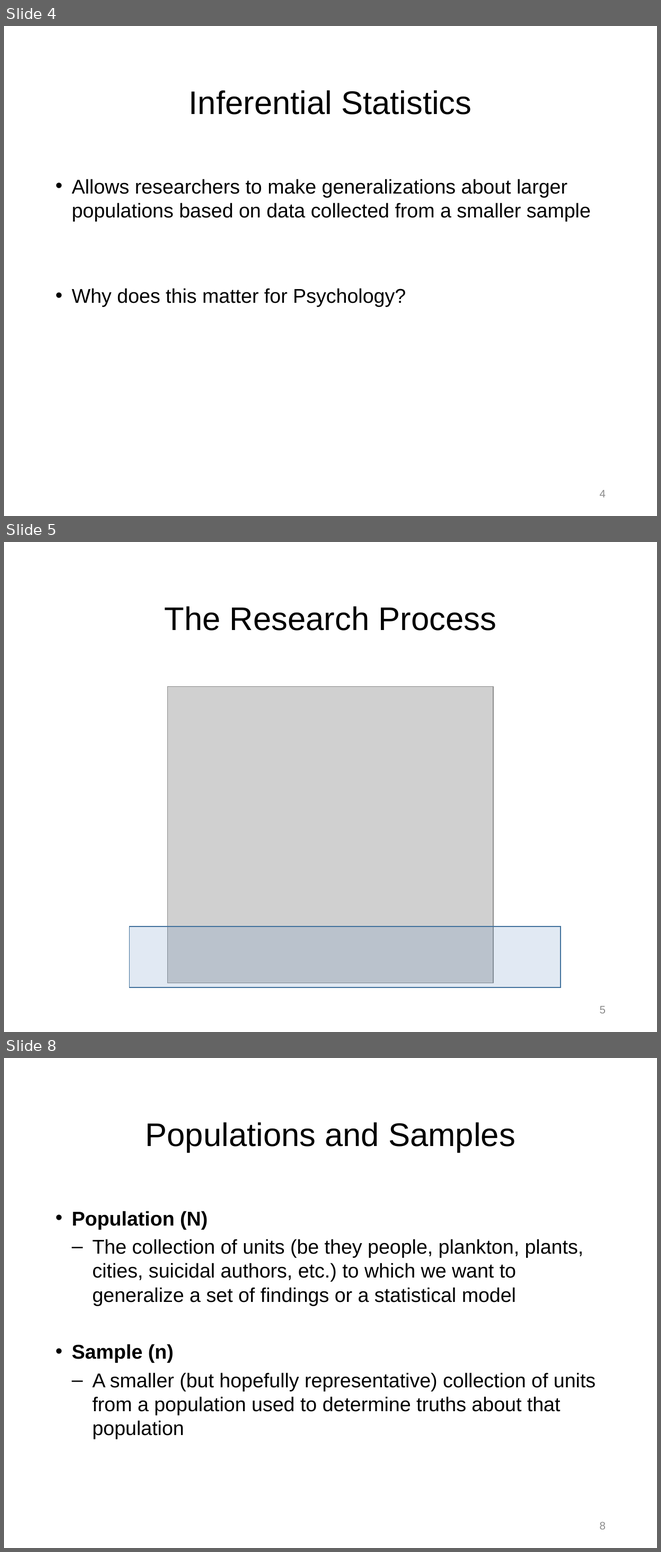
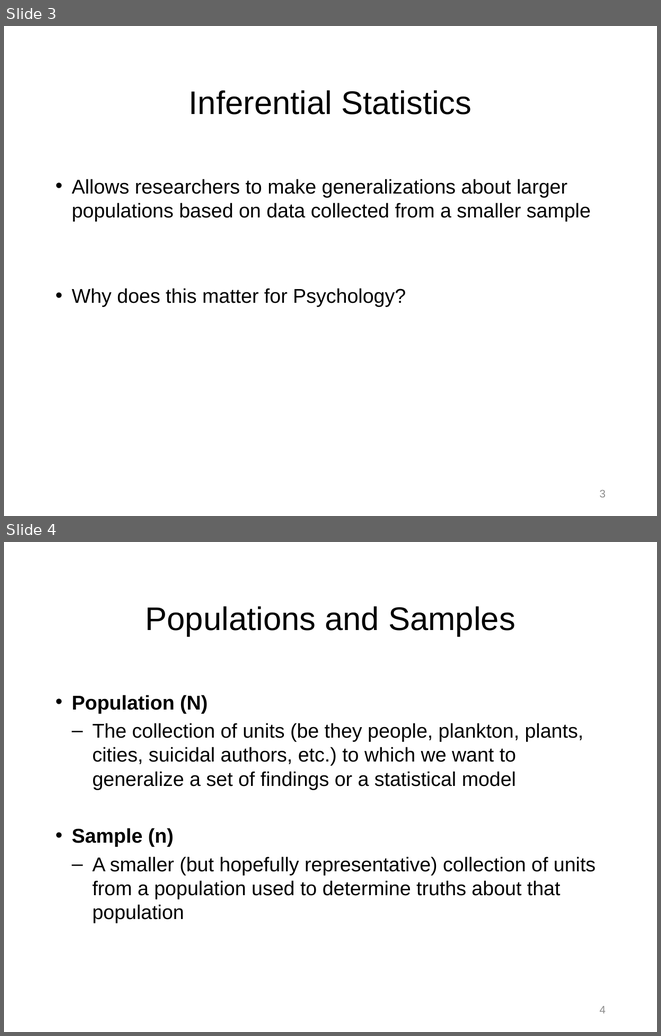
Before and after one commit to npm27/Teaching-Materials, a slide deck: Stats/Slides/2 Chapter 2 Slides.pptx. Shown one above the other, each under a label of ours: slides 4, 5 and 8 before the commit, slides 3 and 4 after it; the slides between them are not shown. The pictures are 661x1552 and 661x1036 pixels, drawn with LibreOffice and Linux fonts; fonts in the diff are those of the drawing; grey boxes stand for pictures. Boxes give left, top, right and bottom in pixels: in the first picture for what was removed or moved away, otherwise in the second. Text is boxed around its words. In the diff, an @@ line names an element or a change of style, - is before the commit and + after.

```diff
--- a/Stats/Slides/2 Chapter 2 Slides.pptx
+++ b/Stats/Slides/2 Chapter 2 Slides.pptx
@@ slide 5 removed at box(4, 542, 657, 1032), background #FFFFFF @@
@@ title removed at box(165, 606, 496, 631) @@
-The Research Process
@@ picture removed at box(168, 686, 494, 983) @@
@@ rectangle removed at box(130, 927, 560, 987) @@
@@ page number removed at box(600, 1006, 606, 1013) @@
-5
@@ what was slide 4 is now slide 3 @@
@@ page number at box(600, 490, 606, 497): text changed @@
-4
+3
@@ what was slide 8 is now slide 4 @@
@@ page number at box(600, 1006, 606, 1013): text changed @@
-8
+4
```
Also in this commit, not shown: 7 slides changed, 5 other slides removed, 3 other files.
